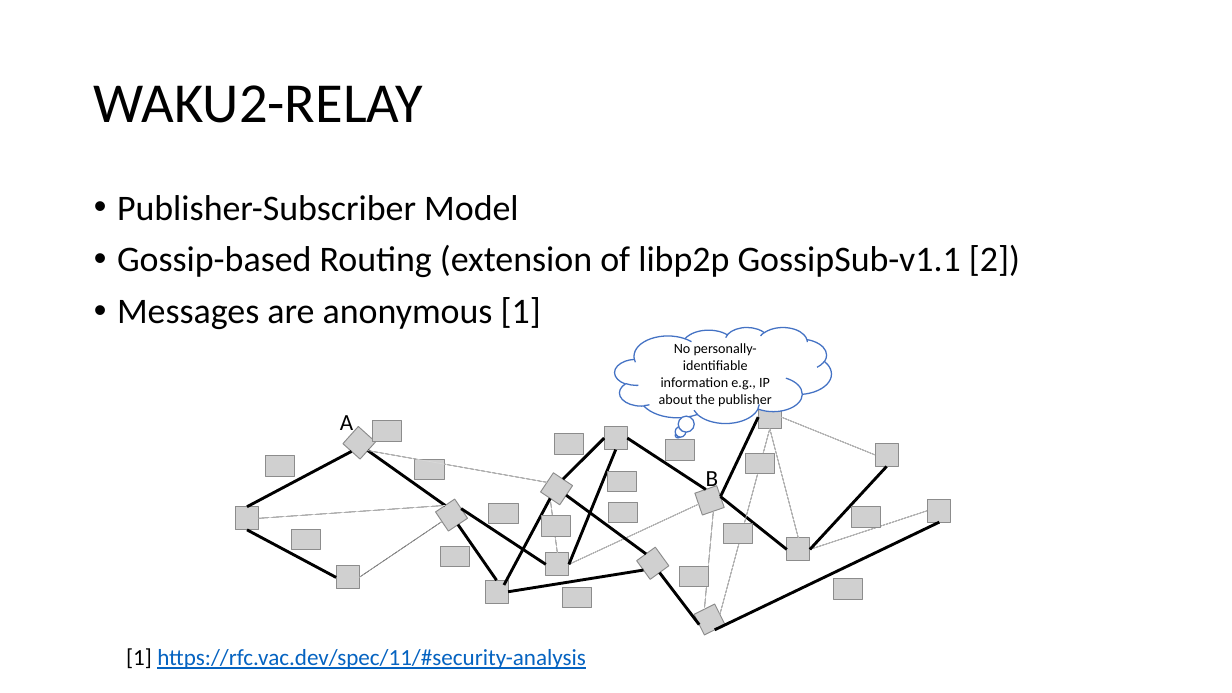
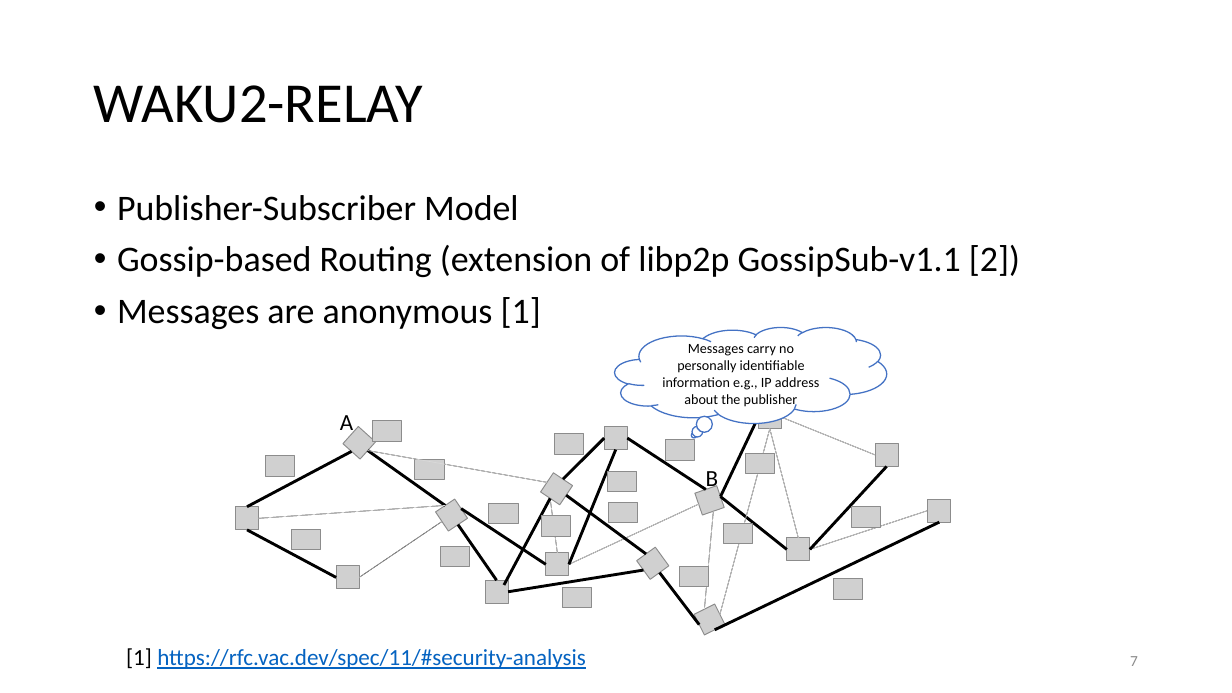
Before and after one commit to vacp2p/research, a slide deck: slide 7 of rln-research/presentations/11-2021-Tokenmics-Waku-rln-relay.pptx (slide 9 before the commit). Drawn at 1232x693 pixels with LibreOffice and Linux fonts; fonts in the diff are those of the drawing; grey boxes stand for pictures. Boxes give left, top, right and bottom in pixels: in the first picture for what was removed or moved away, otherwise in the second. Text is boxed around its words. In the diff, an @@ line names an element or a change of style, - is before the commit and + after.

```diff
--- a/rln-research/presentations/11-2021-Tokenmics-Waku-rln-relay.pptx
+++ b/rln-research/presentations/11-2021-Tokenmics-Waku-rln-relay.pptx
@@ thought cloud "Messages carry no personally identifiable ...": place and size @@
-thought cloud "Messages carry no personally identifiable ..." at <box>615,327,832,423</box>
+thought cloud "Messages carry no personally identifiable ..." at <box>615,327,886,423</box>
@@ text in thought cloud at <box>662,341,819,408</box>: text changed @@
-No personally-identifiable information e.g., IP about the publisher
+Messages carry no personally identifiable information e.g., IP address about the publisher
@@ page number added at <box>1130,656,1138,666</box>, 12 pt, text #8C8C8C @@
+7
```
Also in this commit, not shown: 44 other slides changed, 1 slide added, 4 slides removed.
